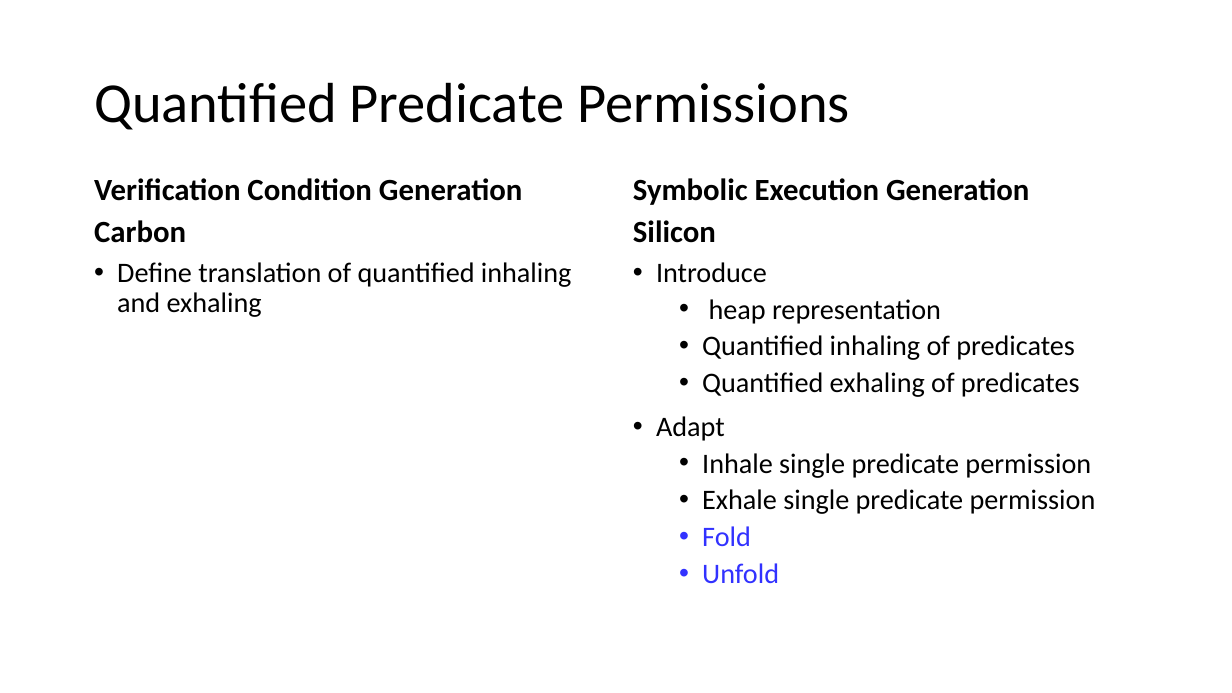
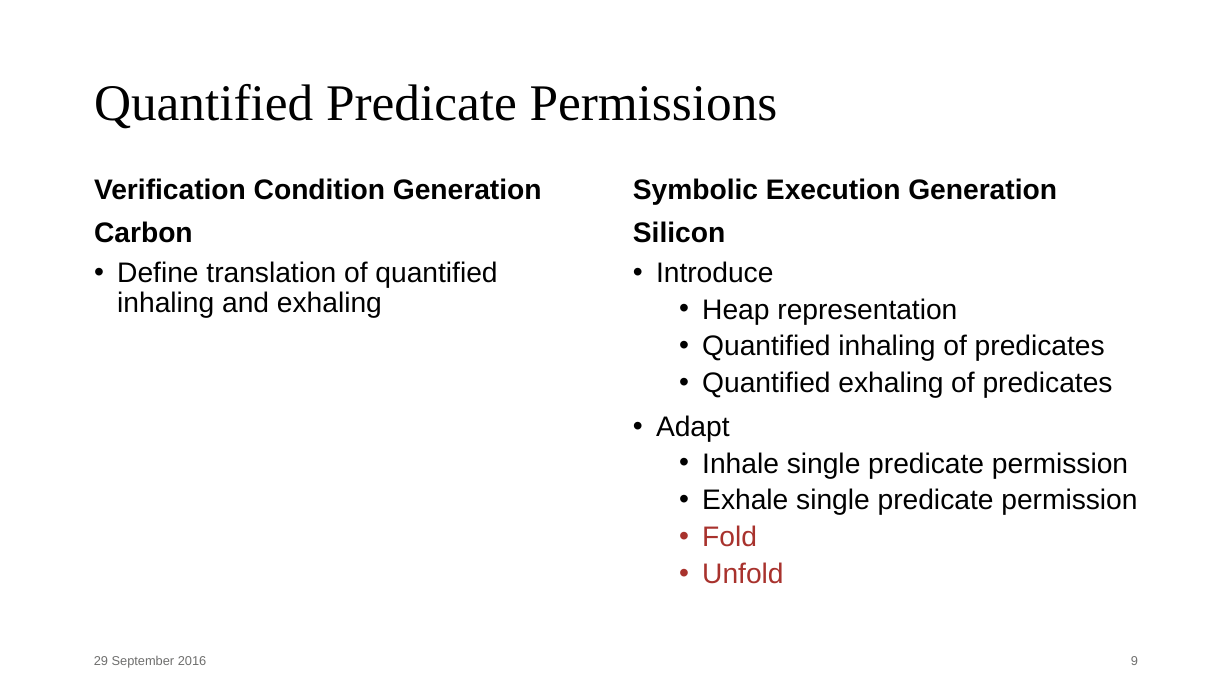
Before and after one commit to Aimenel/MT, a slide deck: slide 9 of presentations/Final Presentation/Final.pptx. Drawn at 1232x693 pixels with LibreOffice and Linux fonts; fonts in the diff are those of the drawing. Boxes give left, top, right and bottom in pixels: in the first picture for what was removed or moved away, otherwise in the second. Text is boxed around its words. In the diff, an @@ line names an element or a change of style, - is before the commit and + after.

Commit message:
report quantified predicate intro and verification condition generation, report formatting, halfdone

```diff
--- a/presentations/Final Presentation/Final.pptx
+++ b/presentations/Final Presentation/Final.pptx
@@ title "Quantified Predicate Permissions" at [94,84,778,129]: size 44 to 40 pt, font Calibri to Times New Roman @@
@@ text "Verification Condition Generation" at [94,178,542,243]: size 24 to 22 pt, font Calibri to Arial; line spacing 0.8 to 0.9 @@
@@ text "Symbolic Execution Generation" at [633,178,1057,243]: size 24 to 22 pt, font Calibri to Arial; line spacing 0.8 to 0.9 @@
@@ text "Define translation of quantified inhaling ..." at [117,261,497,318]: font Calibri to Arial @@
@@ text at [656,261,1137,584]: font Calibri to Arial in "Introduce", "Quantified inhaling of predicates", "Quantified exhaling of predicates", "Adapt" and 4 more places; text colour #3232FF to #A8322D in "Fold", "Unfold" @@
@@ text at [702,298,957,324]: text changed; font Calibri to Arial @@
-  • heap representation
+  • Heap representation
@@ text added at [94,656,207,668], 10 pt, text #6F6F6E @@
+29 September 2016
@@ page number added at [1131,656,1138,665], 10 pt, text #6F6F6E @@
+9
```
Also in this commit, not shown: 21 other slides changed, 1 other file.
